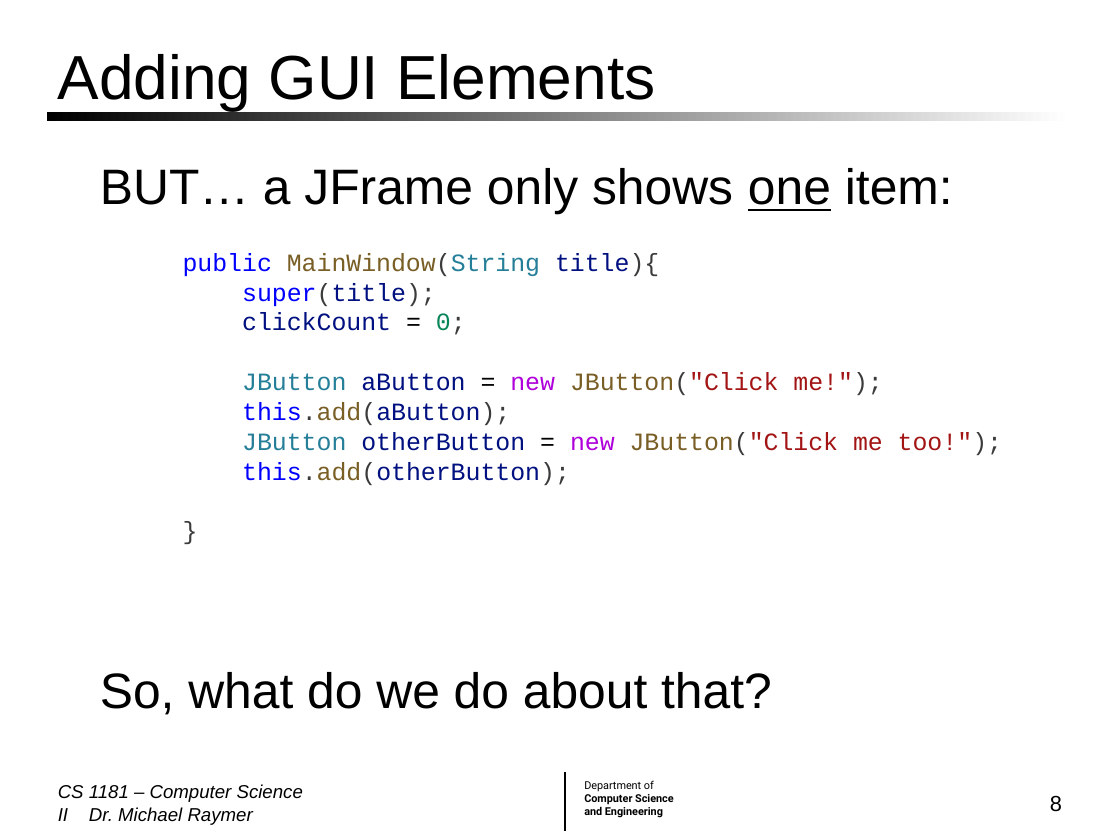
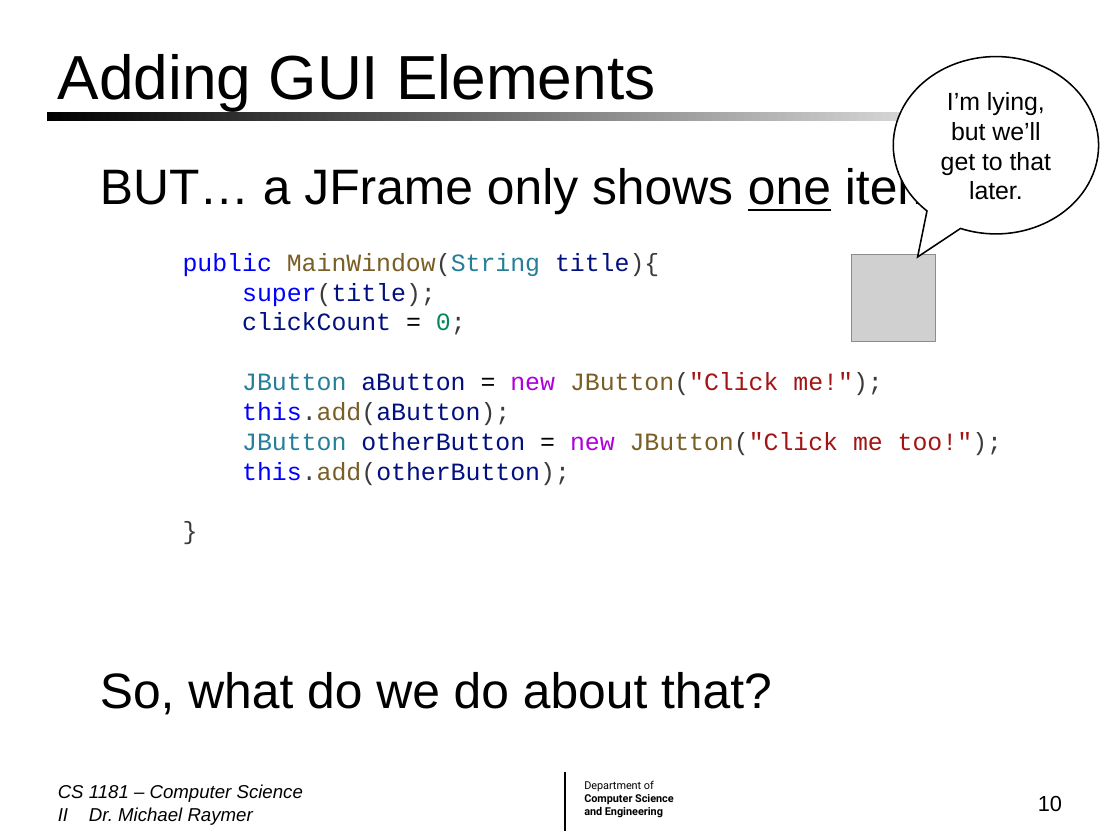
Before and after one commit to mraymer/CS1181_FA24, a slide deck: slide 10 of Lecture Slides/04 Graphics and GUIs.pptx (slide 8 before the commit). Drawn at 1120x840 pixels with LibreOffice and Linux fonts; fonts in the diff are those of the drawing; grey boxes stand for pictures; background and template pictures are left out. Boxes give left, top, right and bottom in pixels: in the first picture for what was removed or moved away, otherwise in the second. Text is boxed around its words. In the diff, an @@ line names an element or a change of style, - is before the commit and + after.

Commit message:
Lecture 9-23-24

```diff
--- a/Lecture Slides/04 Graphics and GUIs.pptx
+++ b/Lecture Slides/04 Graphics and GUIs.pptx
@@ speech bubble added at (894,57,1099,234), fill #FFFFFF, outline #000000 1 pt, 16 pt, text #000000 @@
+I’m lying, but we’ll get to that later.
@@ picture added at (851,255,935,342) @@
@@ page number at (1038,795,1062,812): text changed @@
-8
+10
```
Also in this commit, not shown: 5 other slides changed, 2 slides added, 4 other files.
